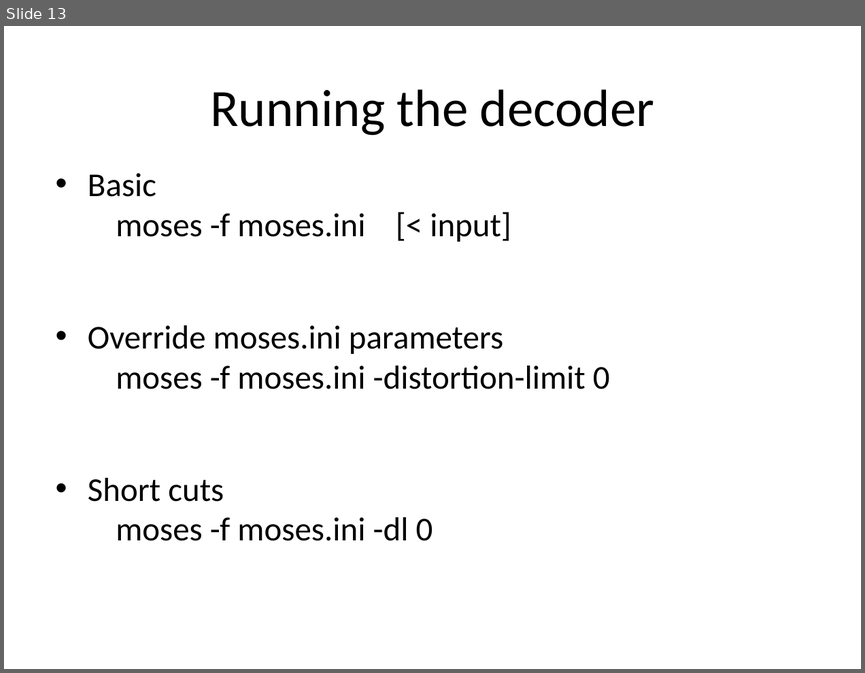
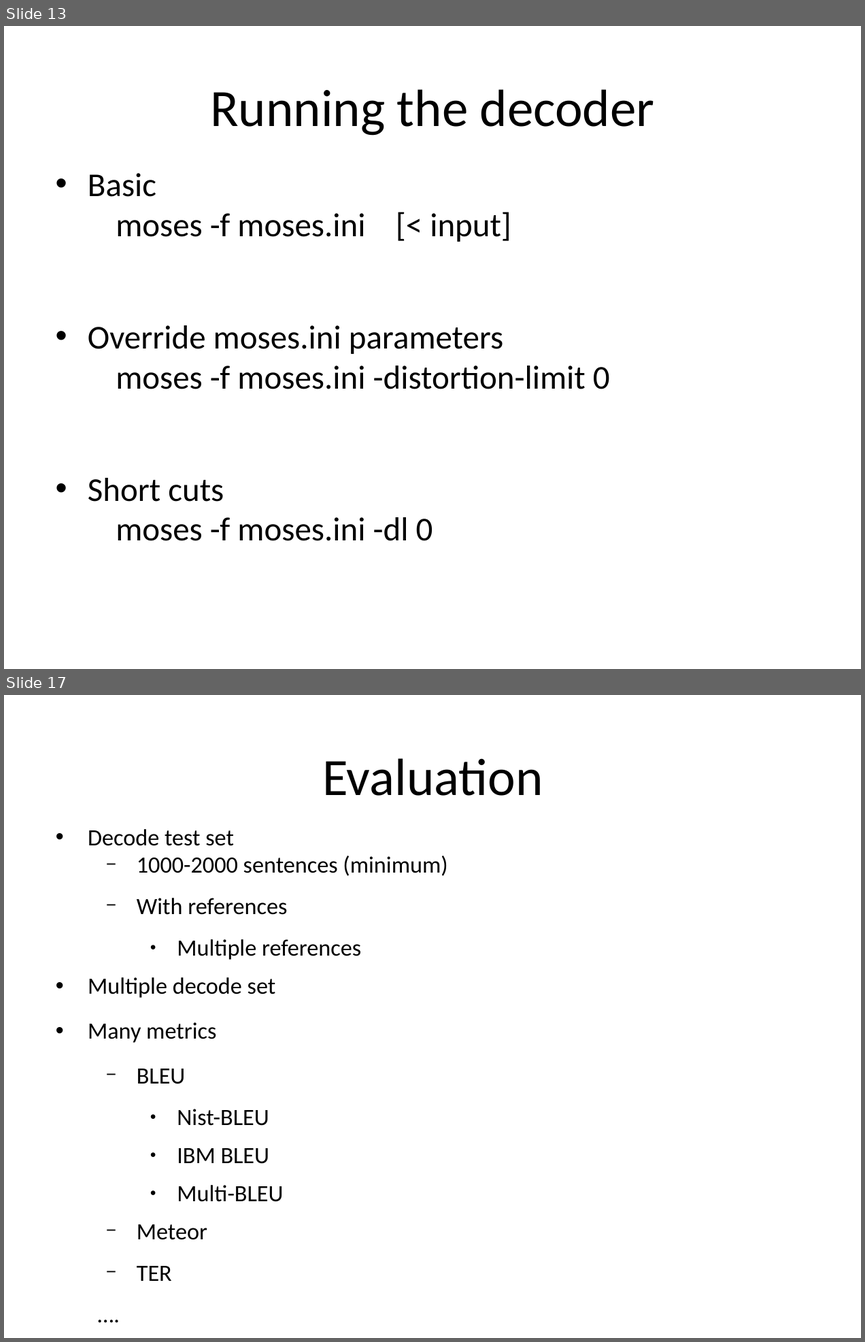
Before and after one commit to hieuhoang/papers, a slide deck: icon.2014/Basics.odp. Shown one above the other, each under a label of ours: slide 13 before the commit, slides 13 and 17 after it; the slides between them are not shown. The pictures are 865x673 and 865x1342 pixels, drawn with LibreOffice and Linux fonts; fonts in the diff are those of the drawing; background and template pictures are left out. Boxes give left, top, right and bottom in pixels: in the first picture for what was removed or moved away, otherwise in the second. Text is boxed around its words. In the diff, an @@ line names an element or a change of style, - is before the commit and + after.

```diff
--- a/icon.2014/Basics.odp
+++ b/icon.2014/Basics.odp
@@ slide 17 added at [4,695,861,1338], background #FFFFFF @@
@@ title added at [322,758,543,796], 44 pt, text #000000 @@
+Evaluation
@@ text added at [88,829,447,1280], 19.6 pt, text #000000 @@
+• Decode test set
+  − 1000-2000 sentences (minimum)
+  − With references
+    ● Multiple references
+• Multiple decode set
+• Many metrics
+  − BLEU
+    ● Nist-BLEU
+    ● IBM BLEU
+    ● Multi-BLEU
+  − Meteor
+  − TER
+….
```
Also in this commit, not shown: 3 slides changed, 1 other slide added, 1 other file.
